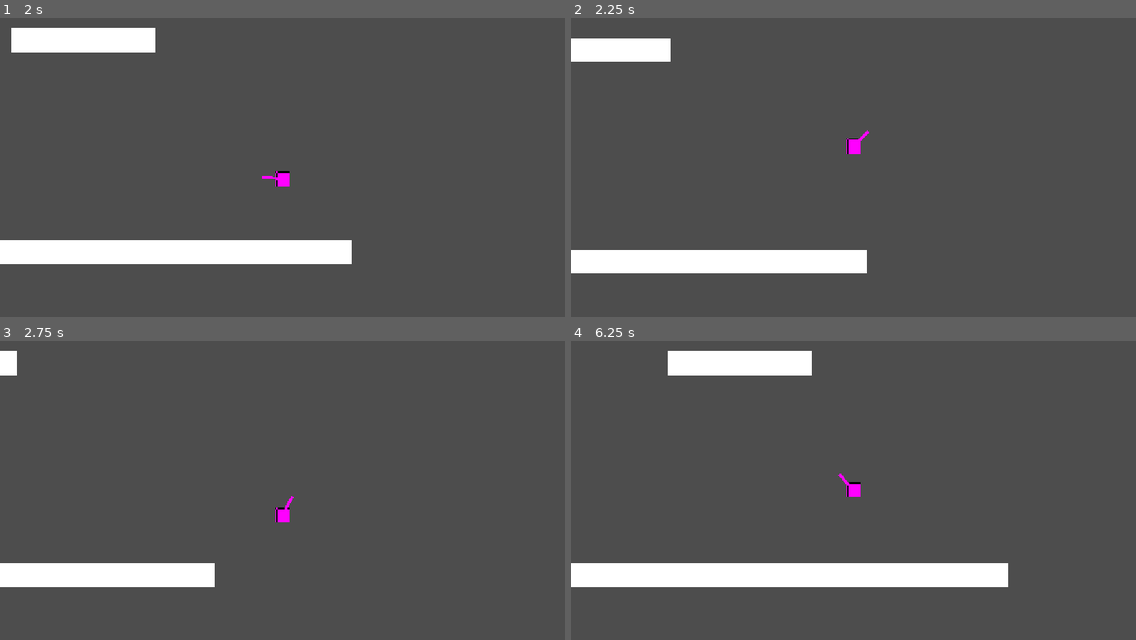
Above: before the commit, frames 1-4 (two rows, left to right).
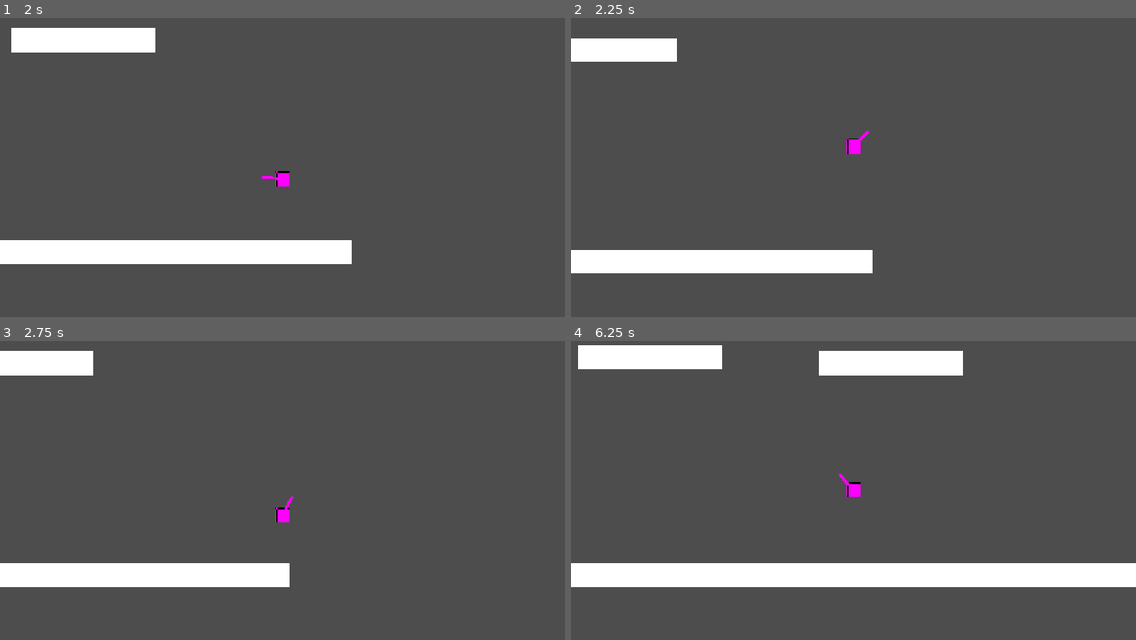
Above: after the commit, the same moments.

Repository: moose9511/godotProj1
Game: Godot game, scene res://scenes/game.tscn
The game is run twice, just before and just after one commit, with the same random seed, the same clock (stepped at 60 frames per second) and the same inputs.
Inputs (mouse positions are in pixels of both pictures, inside the frame that each line leads up to):
- Up to frame 1 (2 s): tap Enter at 0.5 s; move the mouse to (406, 143) at 0.52 s; hold Space (jump) 0.53-1.28 s; hold D (move_right) from 0.53 s (still down); move the mouse to (169, 173) at 1.27 s; click (169, 173) at 1.35 s; tap Space (jump) at 1.52, 1.55, 1.82 s
- Up to frame 2 (2.25 s): move the mouse to (910, 89) at 2.02 s; release D (move_right) at 2.03 s; hold A (move_left) from 2.03 s (still down); hold Space (jump) from 2.03 s (still down)
- Up to frame 3 (2.75 s): keep holding A (move_left); keep holding Space (jump)
- Up to frame 4 (6.25 s): move the mouse to (825, 544) at 2.77 s; release A (move_left) at 2.78 s; release Space (jump) at 2.78 s; hold D (move_right) 2.78-4.28 s; click (825, 544) at 2.85 s; tap Space (jump) at 3.02, 3.05, 3.32, 4.52, 4.55, 4.82, 6.02, 6.05 s; move the mouse to (1023, 529) at 3.52 s; hold Space (jump) 3.53-4.28 s; move the mouse to (684, 433) at 4.27 s; hold A (move_left) 4.28-5.03 s; click (684, 433) at 4.35 s; move the mouse to (881, 481) at 5.02 s; hold D (move_right) 5.03-5.78 s; hold Space (jump) 5.03-5.78 s; move the mouse to (768, 400) at 5.77 s; hold A (move_left) from 5.78 s (still down); click (768, 400) at 5.85 s

Frame 1 is identical in both runs. In frame 2, 0.2% of the frame differs, in the area x 17-54%, y 6-86%; in frame 3, 2.2%; in frame 4, 6.9%, in the area x 1-100%, y 1-83%.

Commit message:
asdfasdffasd

Diff:
--- a/godot-proj-1/scenes/player.tscn
+++ b/godot-proj-1/scenes/player.tscn
@@ -35,7 +35,7 @@
 shape = SubResource("CircleShape2D_jqt1i")
 
 [node name="Timer" type="Timer" parent="." unique_id=1166200366]
-wait_time = 0.3
+wait_time = 1.375
 one_shot = true
 
 [connection signal="timeout" from="Timer" to="." method="_on_timer_timeout"]
--- a/godot-proj-1/scripts/character_body_2d.gd
+++ b/godot-proj-1/scripts/character_body_2d.gd
@@ -43,23 +43,31 @@
 		extra_velocity = force
 		velocity.y = 0
 
+	# slows down extra velocity if player is going opposite direction
+	if direction and direction != sign(extra_velocity.x):
+		extra_velocity.x = move_toward(extra_velocity.x, 0, delta * speed * 2)
+
 	# apply extra velocity for one frame
 	velocity += extra_velocity
 	move_and_slide()
 
 	# do wall slide and jump
-	if direction != 0 and velocity.x == 0 and !is_on_floor() and can_move:
+	if direction != 0 and velocity.x == 0 and !is_on_floor() and (direction == sign(extra_velocity.x) or extra_velocity.x == 0):
 
+		# bounces off wall
 		if Input.is_action_pressed("jump"):
 			can_shoot = true
-			disable_movement()
+			#disable_movement()
 			direction = -direction
-			velocity.x = direction * speed
-			extra_velocity.x =  -extra_velocity.x / 2
+			#velocity.x = direction * speed
+			extra_velocity.x = -extra_velocity.x
 			velocity.y = -jump_speed / 2
+		# slides down wall
 		else:
 			velocity.y = 0
+			print("why")
 
+	# undo extra velocity to avoid accumulation
 	velocity -= extra_velocity
 
 	# apply friction to extra force
